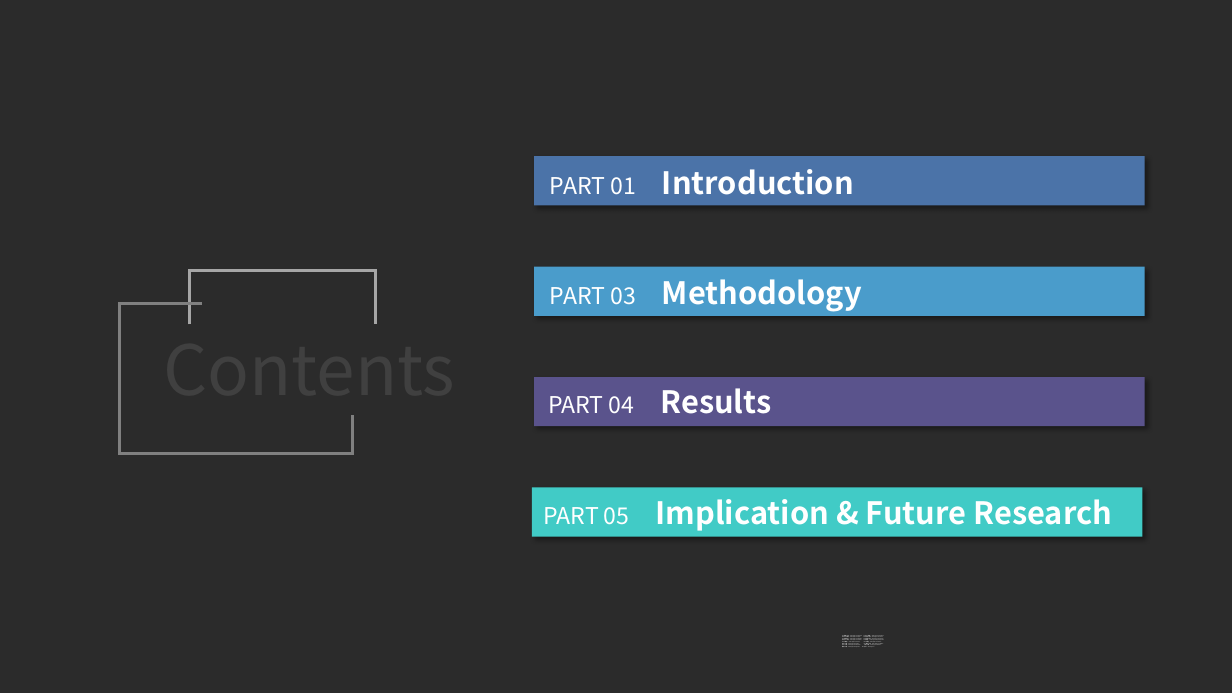
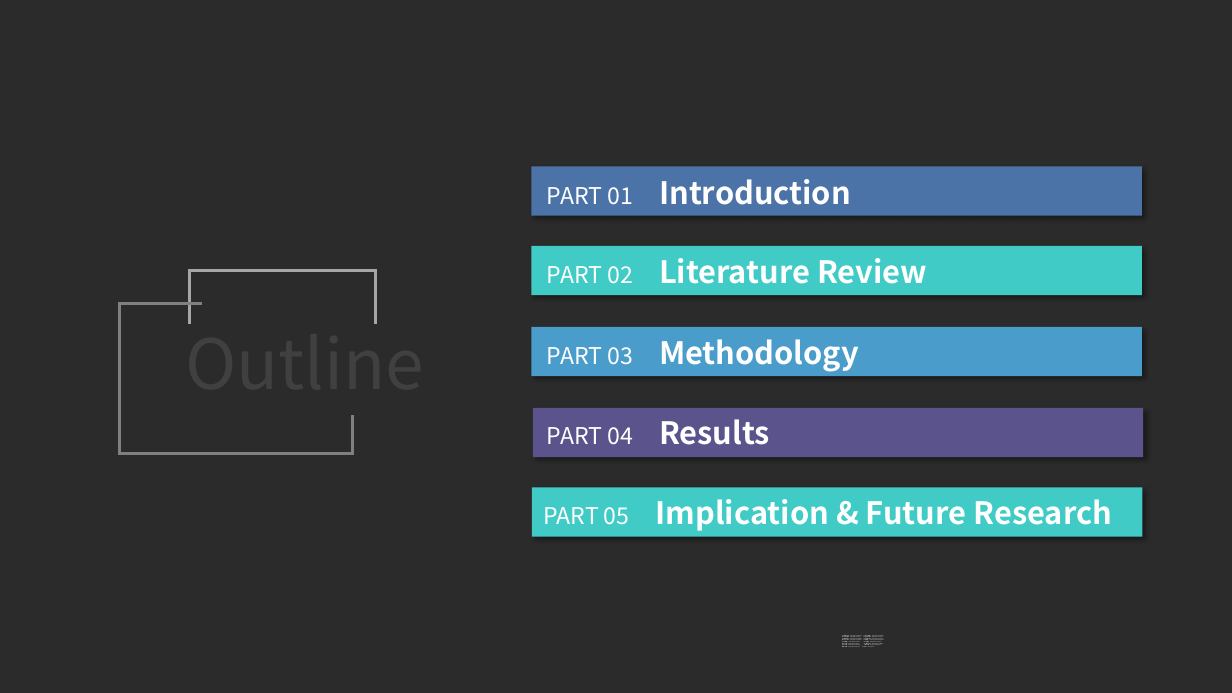
Before and after one commit to Watson107/ICSSSM-Report-PPT, a slide deck: slide 2 of 报告V4.pptx. Drawn at 1232x693 pixels with LibreOffice and Linux fonts; fonts in the diff are those of the drawing; background and template pictures are left out; a plain dark background stands for a picture behind light text. Boxes give left, top, right and bottom in pixels: in the first picture for what was removed or moved away, otherwise in the second. Text is boxed around its words. In the diff, an @@ line names an element or a change of style, - is before the commit and + after.

```diff
--- a/报告V4.pptx
+++ b/报告V4.pptx
@@ rectangle: place and size @@
-rectangle at <box>534,156,1145,205</box>
+rectangle at <box>531,166,1142,215</box>
@@ text "PART 01 Introduction": place and size @@
-text "PART 01 Introduction" at <box>550,169,854,195</box>
+text "PART 01 Introduction" at <box>547,179,851,205</box>
@@ rectangle added at <box>531,246,1142,295</box>, fill #41CBC6 @@
@@ text added at <box>547,258,927,284</box>, 24 pt, text #FFFFFF, bold @@
+PART 02 Literature Review
@@ text at <box>185,319,424,324</box>: text changed @@
-Contents
+Outline
@@ rectangle: place and size @@
-rectangle at <box>534,267,1145,316</box>
+rectangle at <box>531,327,1142,376</box>
@@ text "PART 03 Methodology": place and size @@
-text "PART 03 Methodology" at <box>550,279,862,312</box>
+text "PART 03 Methodology" at <box>547,339,859,372</box>
@@ rectangle: place and size @@
-rectangle at <box>534,377,1145,426</box>
+rectangle at <box>533,408,1144,457</box>
@@ text "PART 04 Results": place and size @@
-text "PART 04 Results" at <box>548,388,772,414</box>
+text "PART 04 Results" at <box>547,419,770,445</box>
```
Also in this commit, not shown: 16 other slides changed, 12 slides added, 7 slides removed.
